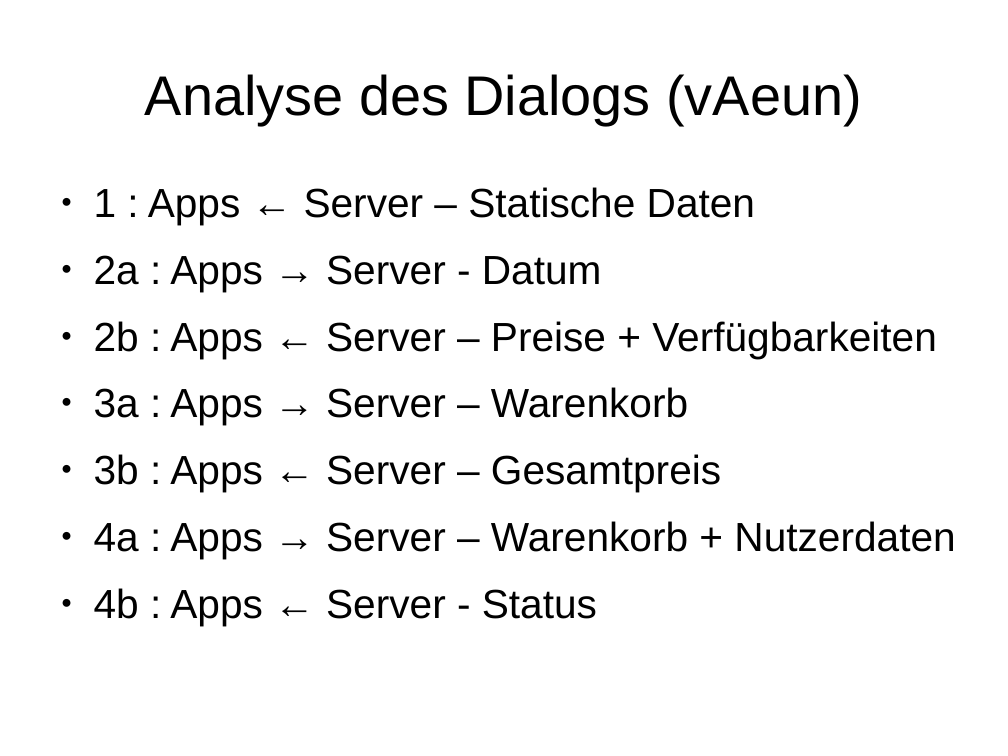
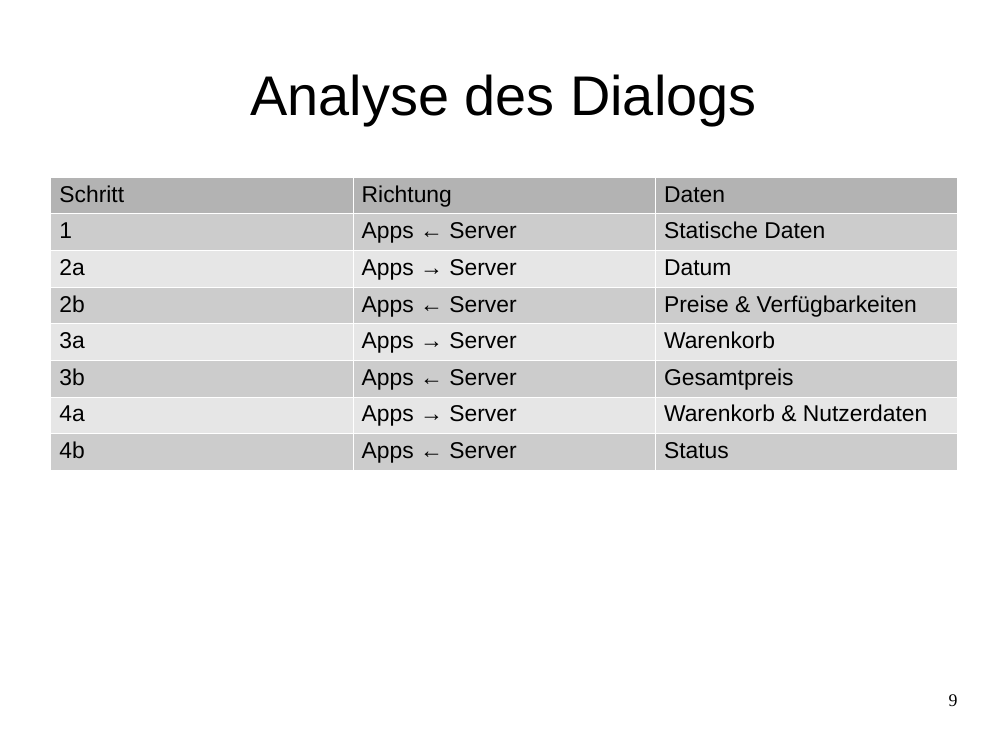
Before and after one commit to janhelmle/weiterbildung_fachinformatiker_ihk_projektantrag, a slide deck: slide 9 of praesentation/presentation_v1.odp. Drawn at 1008x756 pixels with LibreOffice and Linux fonts; fonts in the diff are those of the drawing. Boxes give left, top, right and bottom in pixels: in the first picture for what was removed or moved away, otherwise in the second. Text is boxed around its words. In the diff, an @@ line names an element or a change of style, - is before the commit and + after.

```diff
--- a/praesentation/presentation_v1.odp
+++ b/praesentation/presentation_v1.odp
@@ title at [251, 74, 756, 125]: text changed @@
-Analyse des Dialogs (vAeun)
+Analyse des Dialogs
@@ table added at [50, 177, 959, 467], 8 rows, 3 columns @@
+Schritt | Richtung | Daten
+1 | Apps ← Server | Statische Daten
+2a | Apps → Server | Datum
+2b | Apps ← Server | Preise & Verfügbarkeiten
+3a | Apps → Server | Warenkorb
+3b | Apps ← Server | Gesamtpreis
+4a | Apps → Server | Warenkorb & Nutzerdaten
+4b | Apps ← Server | Status
@@ text removed at [94, 187, 955, 625] @@
-● 1 : Apps ← Server – Statische Daten
-● 2a : Apps → Server - Datum
-● 2b : Apps ← Server – Preise + Verfügbarkeiten
-● 3a : Apps → Server – Warenkorb
-● 3b : Apps ← Server – Gesamtpreis
-● 4a : Apps → Server – Warenkorb + Nutzerdaten
-● 4b : Apps ← Server - Status
@@ page number added at [949, 694, 958, 706], 14 pt, text #000000 @@
+9
```
Also in this commit, not shown: 16 other slides changed, 2 other files.
